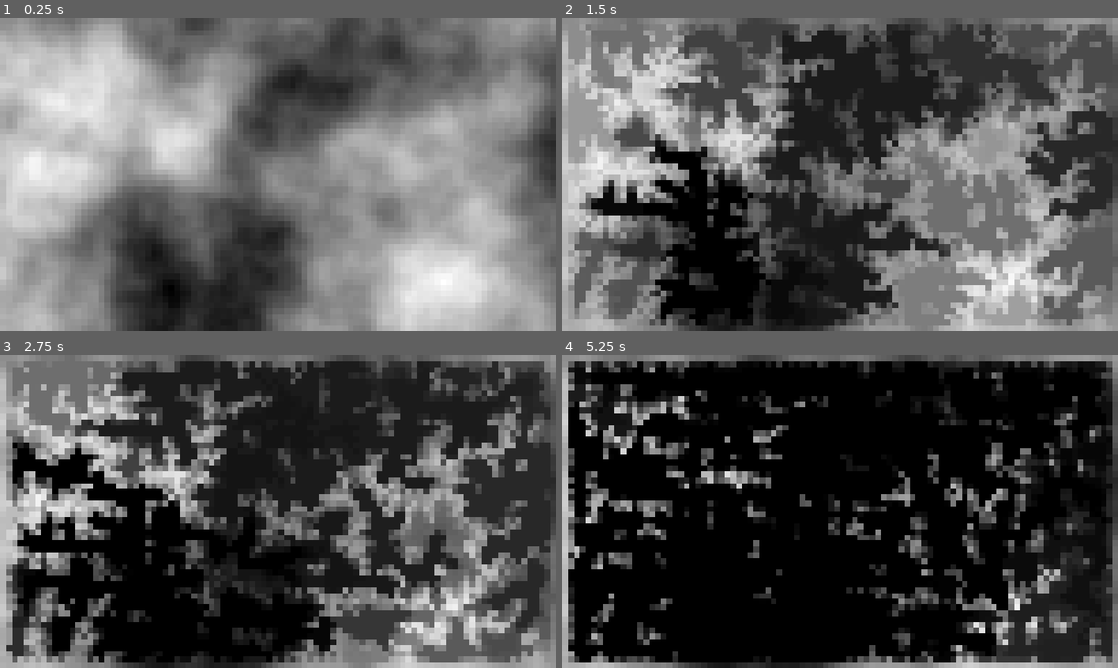
Above: before the commit, frames 1-4 (two rows, left to right).
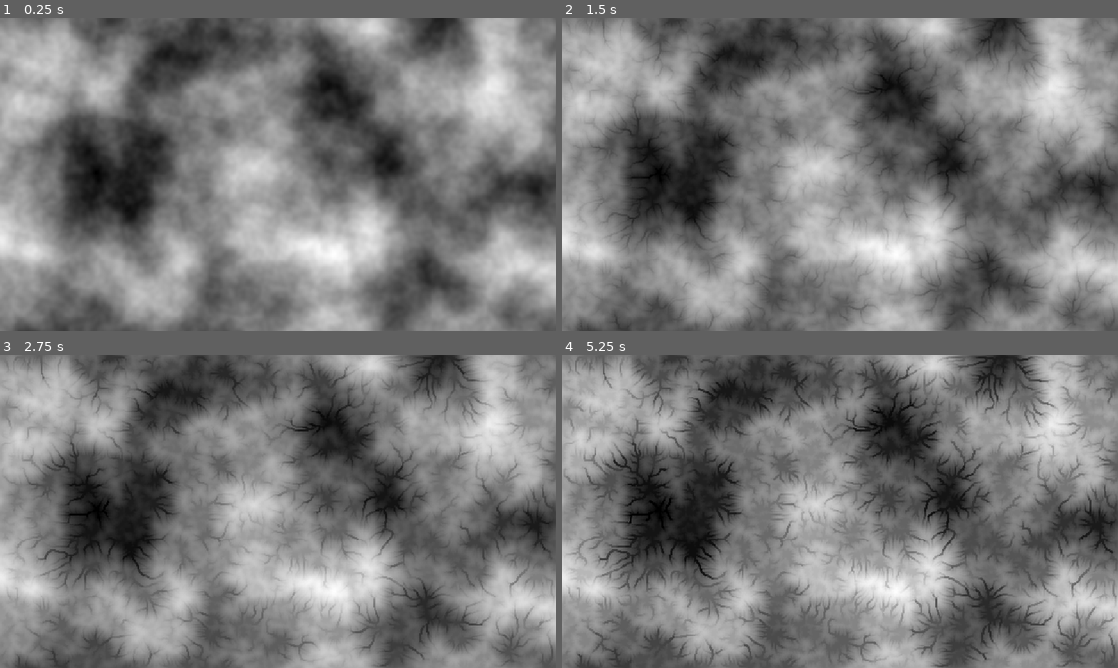
Above: after the commit, the same moments.

Repository: Dams4K/Tipe
Game: Godot game, scene res://move/viewer.tscn
Two runs of this game, one before a commit and one after it. Both use one fixed random seed, a clock stepped at 60 frames per second and the inputs below.
Inputs (mouse positions are in pixels of both pictures, inside the frame that each line leads up to):
- Up to frame 1 (0.25 s): no input
- Up to frame 2 (1.5 s): tap Enter at 0.5 s; move the mouse to (962, 158) at 0.52 s; tap Space at 0.6, 0.77, 1.07, 1.35 s; click (962, 158) at 0.67 s; move the mouse to (728, 190) at 1.27 s; click (728, 190) at 1.42 s
- Up to frame 3 (2.75 s): tap Space at 1.52, 1.82, 2.1 s; move the mouse to (333, 442) at 2.02 s; click (333, 442) at 2.17 s
- Up to frame 4 (5.25 s): move the mouse to (812, 574) at 2.77 s; tap Space at 2.85, 3.02, 3.32, 3.6, 3.77, 4.07, 4.35, 4.52, 4.82, 5.1 s; click (812, 574) at 2.92 s; move the mouse to (1006, 558) at 3.52 s; click (1006, 558) at 3.67 s; move the mouse to (673, 464) at 4.27 s; click (673, 464) at 4.42 s; move the mouse to (867, 511) at 5.02 s; click (867, 511) at 5.17 s

The runs differ from the first frame. In frame 1, 77% of the frame differs, in the area x 0-100%, y 0-100%; in frame 2, 78%; in frame 3, 82%; in frame 4, 91%.

Commit message:
[Important] before adding brush

Diff:
--- a/move/canvas.gd
+++ b/move/canvas.gd
@@ -24,7 +24,7 @@
 		droplets.append(droplet)
 
 	if event is InputEventKey and event.keycode == KEY_SPACE and event.pressed:
-		for i in range(1_000):
+		for i in range(10_000):
 			var rx = randf_range(1.0, base_texture.get_width()-1.0)
 			var ry = randf_range(1.0, base_texture.get_height()-1.0)
 			var droplet = Droplet.new(Vector2(rx, ry))
--- a/move/droplet.gd
+++ b/move/droplet.gd
@@ -16,12 +16,12 @@
 var min_slope: float = 0.5
 
 var sediment: float = 0.0
-var capacity: float = 1.0
-var erosion: float = 0.3
-var deposition: float = 0.3
+var capacity: float = 0.3
+var erosion: float = 0.02
+var deposition: float = 0.02
 
-var water: float = 1.0
-var evaporation: float = 0.05
+var water: float = 0.6
+var evaporation: float = 0.005
 
 var iteration := 0
 
--- a/move/viewer.tscn
+++ b/move/viewer.tscn
@@ -4,17 +4,18 @@
 [ext_resource type="Script" uid="uid://cyrd3ld6bnjje" path="res://move/canvas.gd" id="2_44i43"]
 
 [sub_resource type="FastNoiseLite" id="FastNoiseLite_44i43"]
-frequency = 0.021
+frequency = 0.0061
 
 [sub_resource type="NoiseTexture2D" id="NoiseTexture2D_47aj1"]
-width = 96
-height = 54
+width = 576
+height = 324
 noise = SubResource("FastNoiseLite_44i43")
 
 [node name="Viewer" type="Node2D"]
 script = ExtResource("1_pr5dc")
 
 [node name="Canvas" type="Sprite2D" parent="." node_paths=PackedStringArray("timer", "movements")]
+texture = SubResource("NoiseTexture2D_47aj1")
 centered = false
 script = ExtResource("2_44i43")
 timer = NodePath("../Timer")
@@ -27,7 +28,7 @@
 
 [node name="Camera2D" type="Camera2D" parent="."]
 anchor_mode = 0
-zoom = Vector2(12, 12)
+zoom = Vector2(2, 2)
 
 [node name="Timer" type="Timer" parent="."]
 wait_time = 0.01
